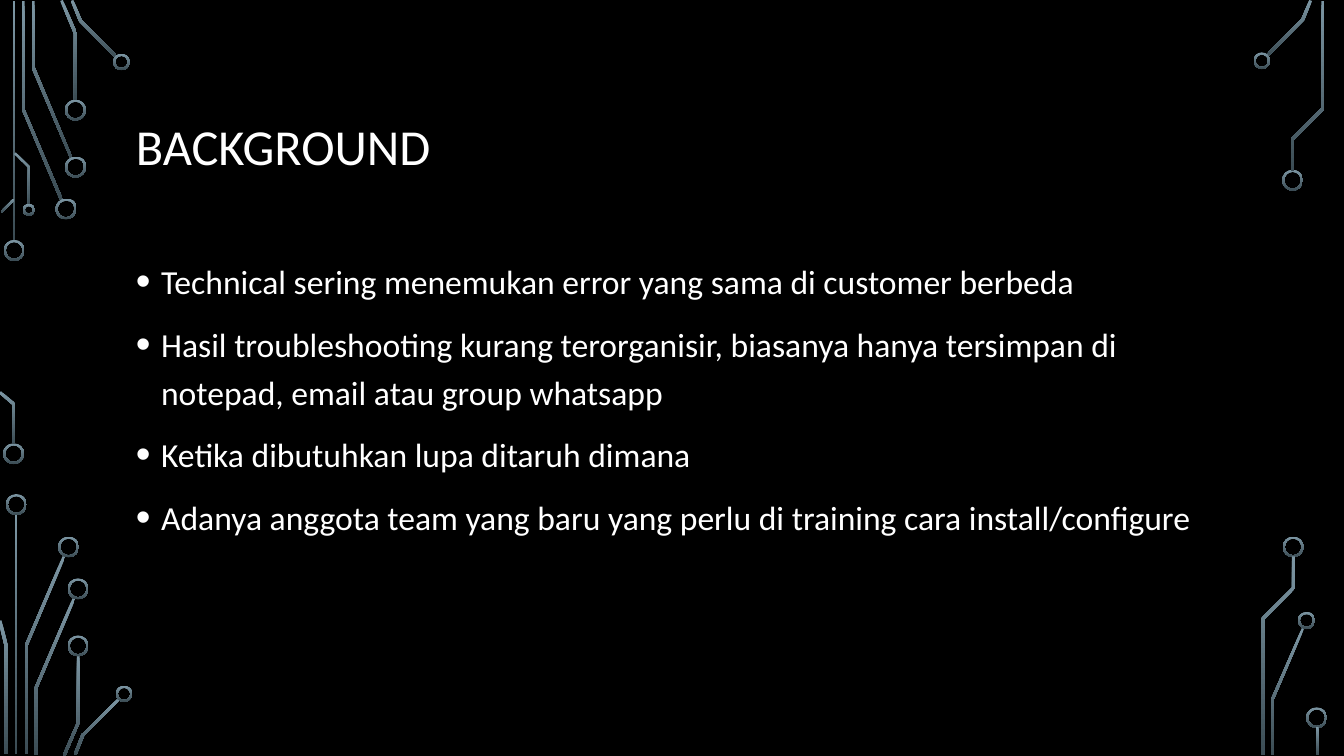
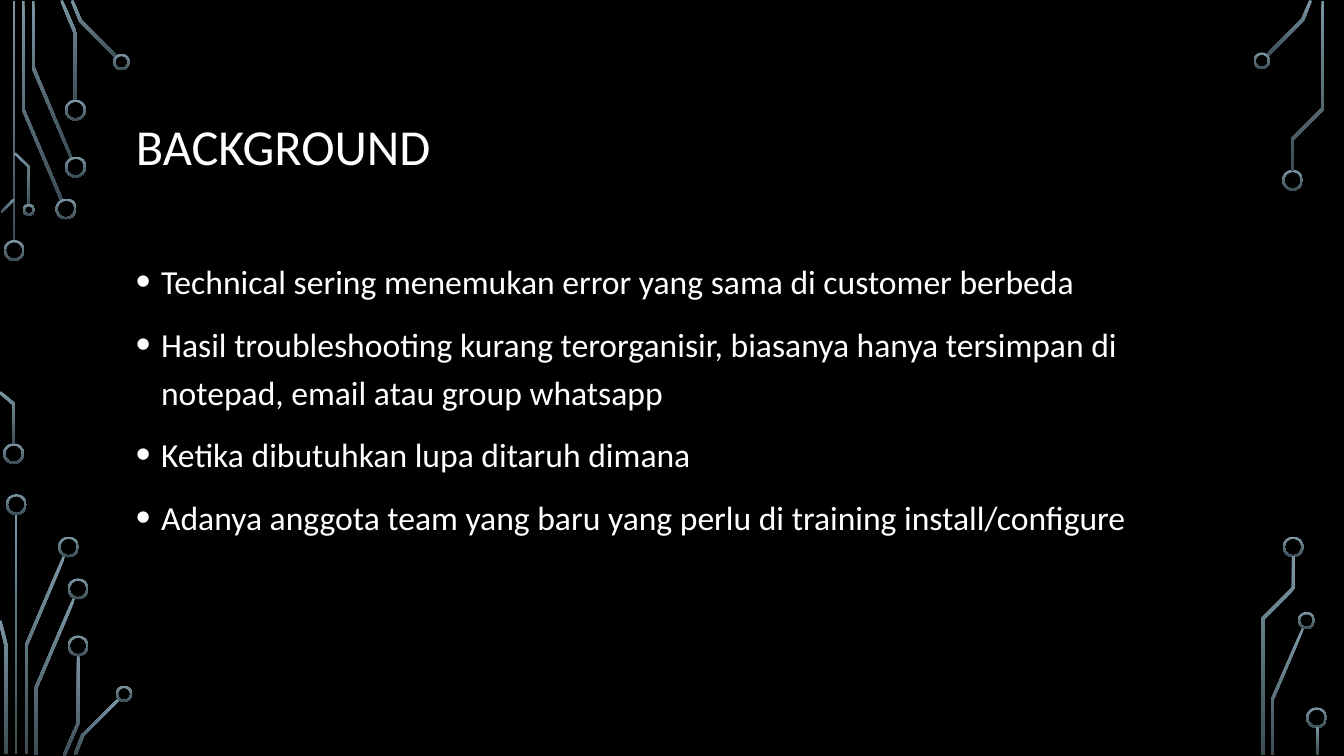
Before and after one commit to kamalamay/Cloudera, a slide deck: slide 2 of github_083118.pptx. Drawn at 1344x756 pixels with LibreOffice and Linux fonts; fonts in the diff are those of the drawing; background and template pictures are left out. Boxes give left, top, right and bottom in pixels: in the first picture for what was removed or moved away, otherwise in the second. Text is boxed around its words. In the diff, an @@ line names an element or a change of style, - is before the commit and + after.

```diff
--- a/github_083118.pptx
+++ b/github_083118.pptx
@@ text at (161, 506, 1125, 536): text changed @@
-• Adanya anggota team yang baru yang perlu di training cara install/configure
+• Adanya anggota team yang baru yang perlu di training install/configure
```
Also in this commit, not shown: 4 other slides changed, 1 other file.
